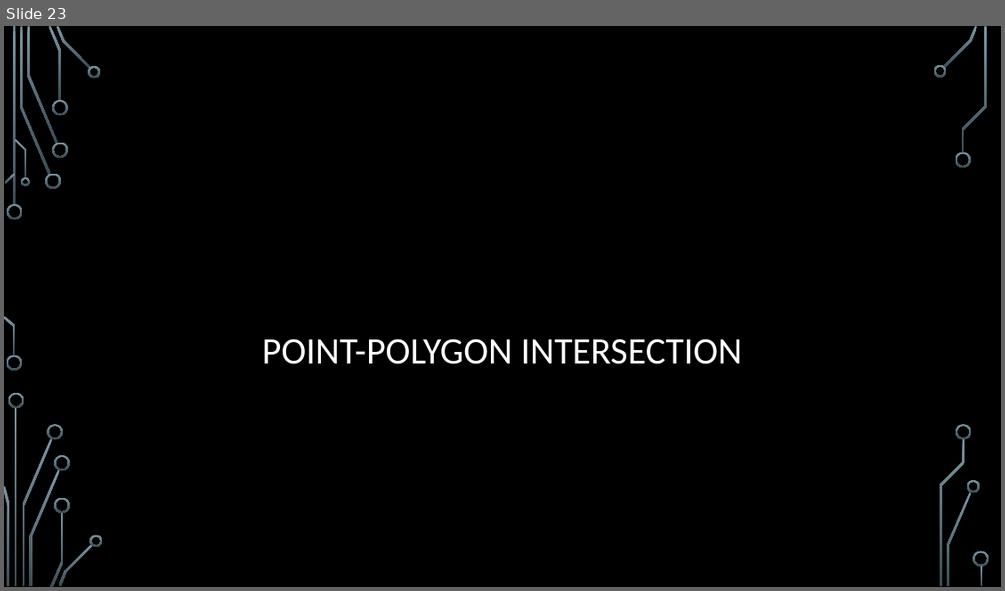
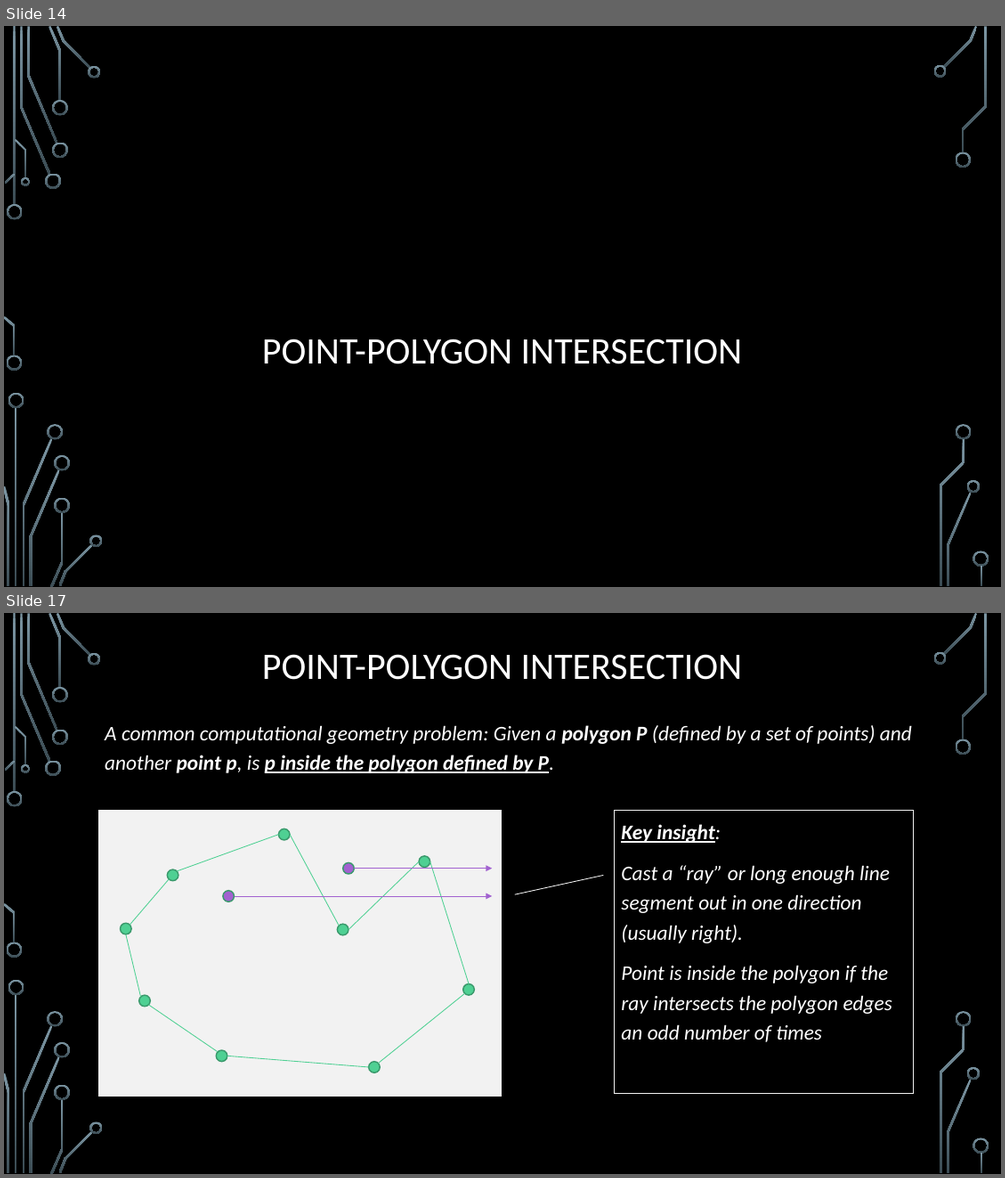
Before and after one commit to janiceeguo/advAlgo, a slide deck: slides/ComputationalGeom-part1-Intersections.pptx. Shown one above the other, each under a label of ours: slide 23 before the commit, slides 14 and 17 after it; the slides between them are not shown. The pictures are 1005x591 and 1005x1178 pixels, drawn with LibreOffice and Linux fonts; fonts in the diff are those of the drawing; background and template pictures are left out. Boxes give left, top, right and bottom in pixels: in the first picture for what was removed or moved away, otherwise in the second. Text is boxed around its words. In the diff, an @@ line names an element or a change of style, - is before the commit and + after.

```diff
--- a/slides/ComputationalGeom-part1-Intersections.pptx
+++ b/slides/ComputationalGeom-part1-Intersections.pptx
@@ slide 17 added at [4,613,1001,1174], background picture (left out); not listed: 36 template elements that a slide beside it also shows @@
@@ title added at [262,654,743,680], 36 pt, text #FFFFFF @@
+POINT-POLYGON INTERSECTION
@@ text added at [105,725,912,773], 20 pt, text #FFFFFF, italic @@
+A common computational geometry problem: Given a polygon P (defined by a set of points) and another point p, is p inside the polygon defined by P.
@@ rectangle added at [615,811,914,1093], outline #F2F2F2 0.75 pt, 20 pt, text #FFFFFF, italic @@
+Key insight:
+Cast a “ray” or long enough line segment out in one direction (usually right).
+Point is inside the polygon if the ray intersects the polygon edges an odd number of times
@@ group added at [97,809,502,1097]: 11 ellipses, 9 lines, 2 arrows, 1 rectangle @@
@@ line added from (515, 894) to (604, 876), #F2F2F2 0.75 pt @@
@@ what was slide 23 is now slide 14 @@
```
Also in this commit, not shown: 1 slide changed, 10 other slides added, 2 other files.
